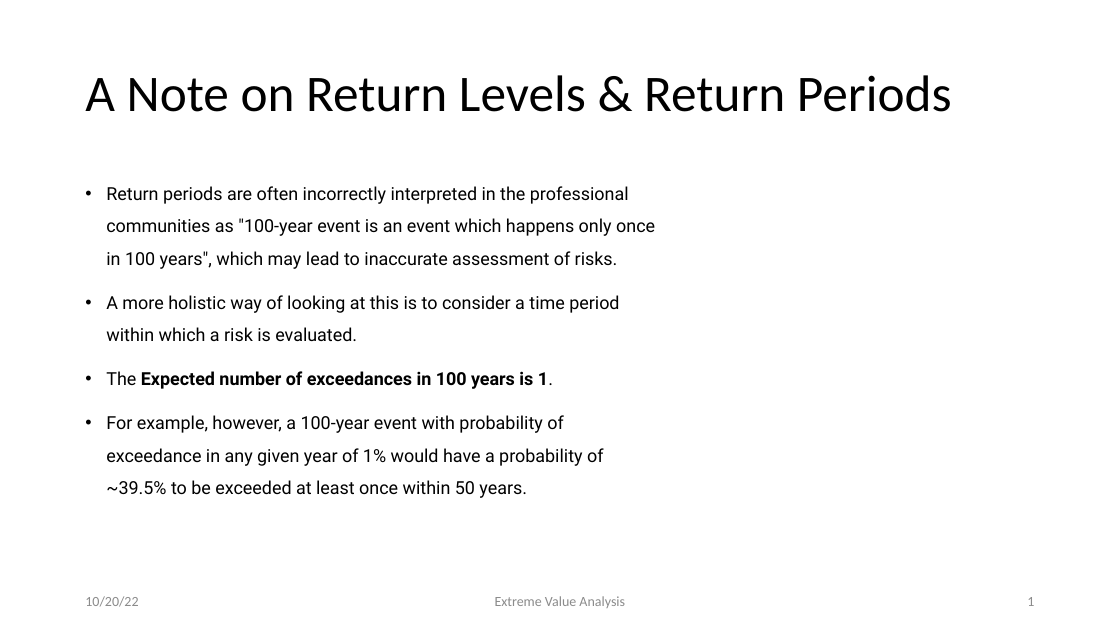
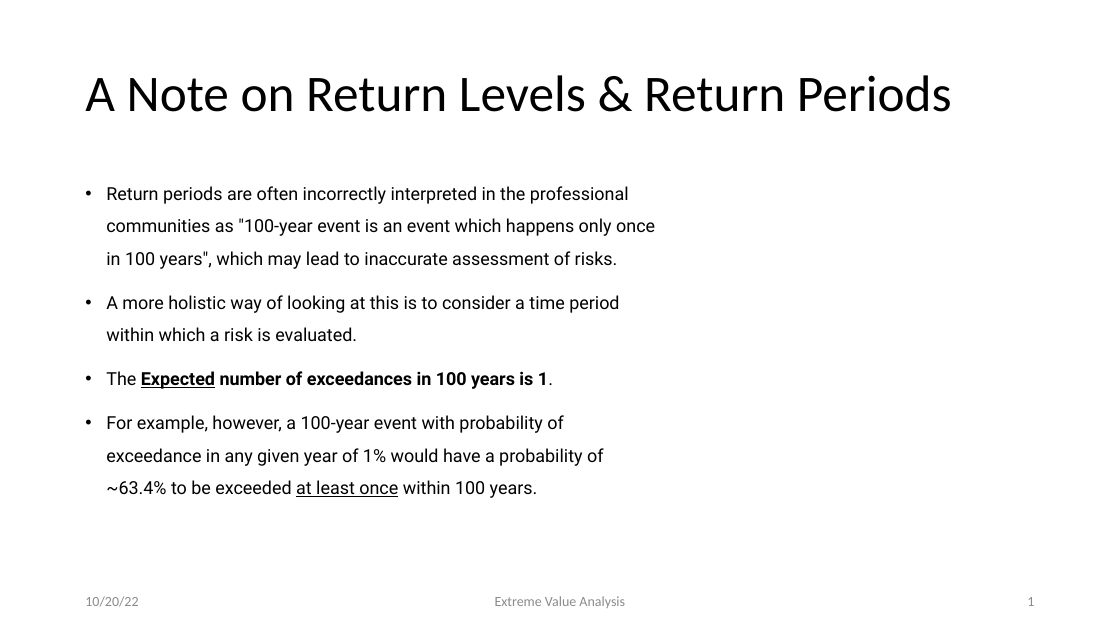
Before and after one commit to alreich/EVA_talk, a slide deck: slide 1 of work_in_progress/extra_backup_slides.pptx. Drawn at 1120x630 pixels with LibreOffice and Linux fonts; fonts in the diff are those of the drawing; grey boxes stand for pictures. Boxes give left, top, right and bottom in pixels: in the first picture for what was removed or moved away, otherwise in the second. Text is boxed around its words. In the diff, an @@ line names an element or a change of style, - is before the commit and + after.

Commit message:
fixed typos in extra backup slide

```diff
--- a/work_in_progress/extra_backup_slides.pptx
+++ b/work_in_progress/extra_backup_slides.pptx
@@ text at bbox=[106, 371, 553, 389]: underline on in "Expected" @@
@@ text at bbox=[106, 415, 603, 498]: text changed @@
-• For example, however, a 100-year event with probability of exceedance in any given year of 1% would have a probability of ~39.5% to be exceeded at least once within 50 years.
+• For example, however, a 100-year event with probability of exceedance in any given year of 1% would have a probability of ~63.4% to be exceeded at least once within 100 years.
```
Also in this commit, not shown: 1 other file.
